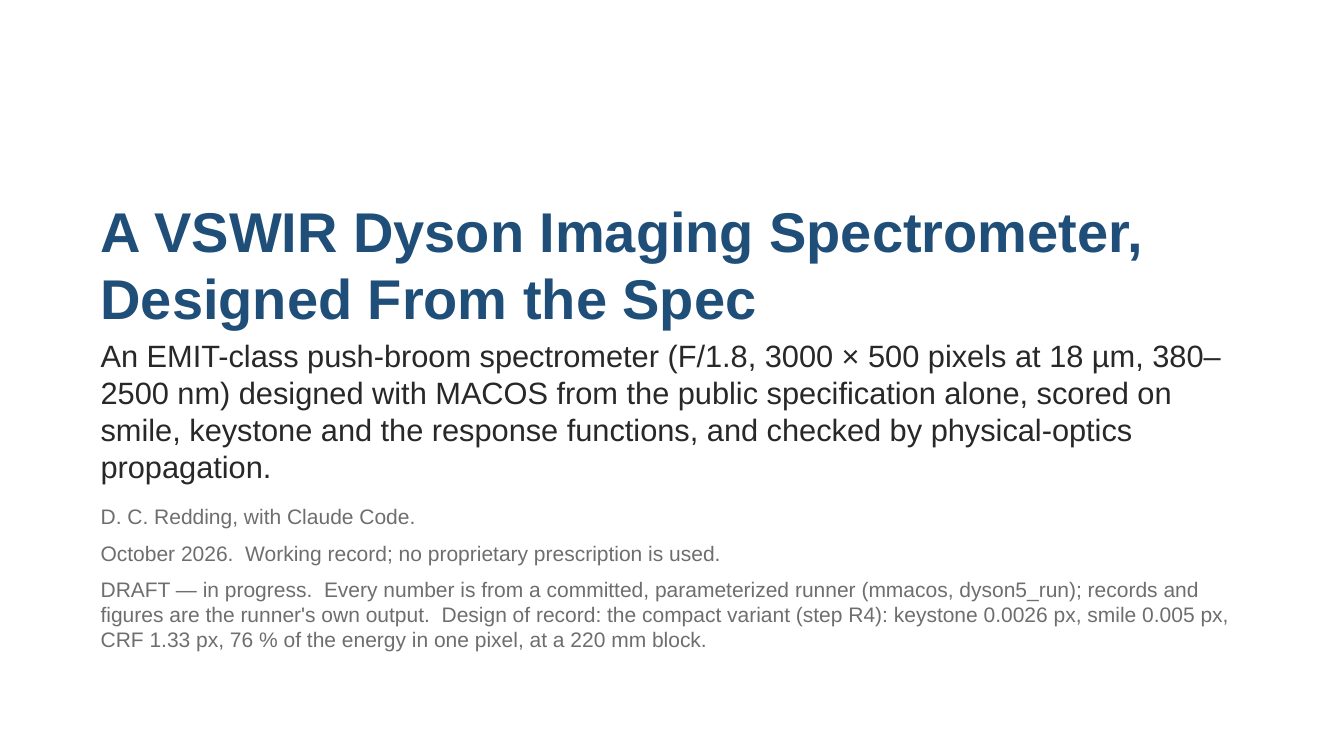
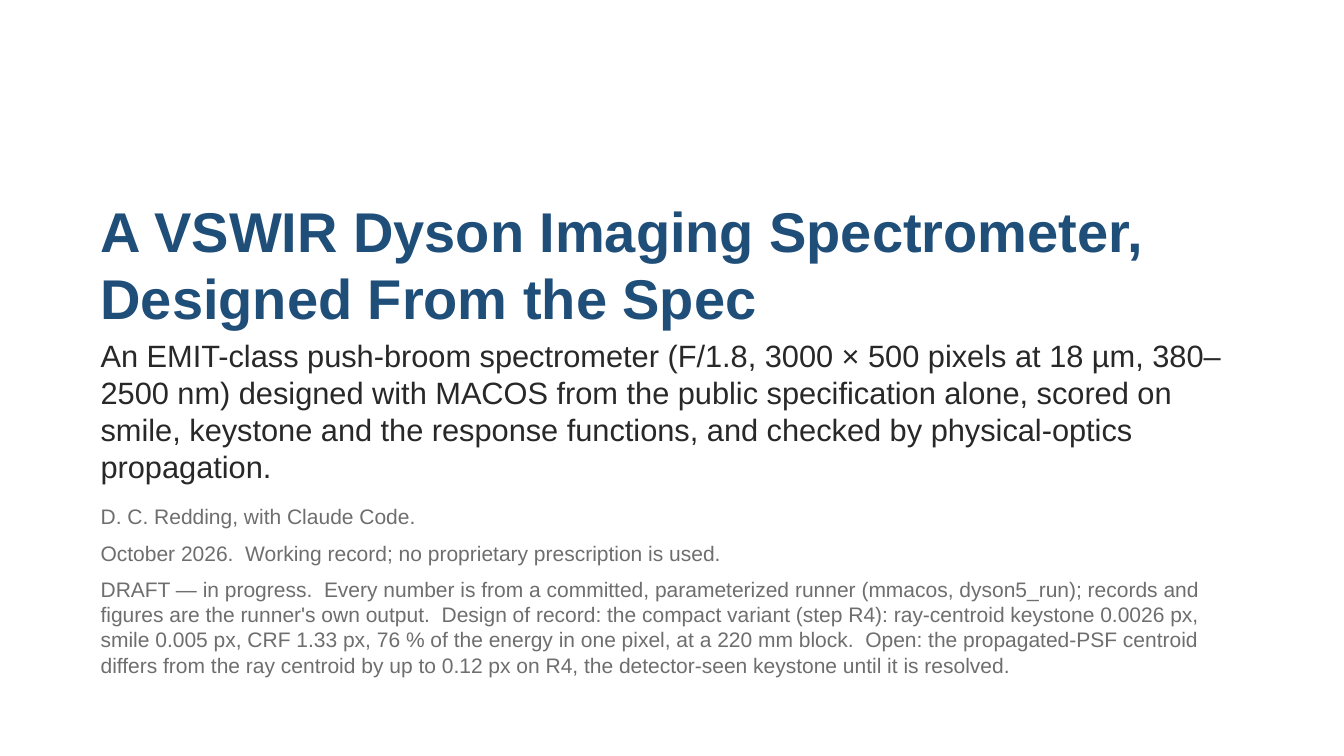
Before and after one commit to nasa-jpl/macos, a slide deck: slide 1 of demo_session/deck_dyson.pptx. Drawn at 1344x756 pixels with LibreOffice and Linux fonts; fonts in the diff are those of the drawing. Boxes give left, top, right and bottom in pixels: in the first picture for what was removed or moved away, otherwise in the second. Text is boxed around its words. In the diff, an @@ line names an element or a change of style, - is before the commit and + after.

```diff
--- a/demo_session/deck_dyson.pptx
+++ b/demo_session/deck_dyson.pptx
@@ text at bbox=[101, 582, 1199, 677]: text changed @@
-DRAFT — in progress. Every number is from a committed, parameterized runner (mmacos, dyson5_run); records and figures are the runner's own output. Design of record: the compact variant (step R4): keystone 0.0026 px, smile 0.005 px, CRF 1.33 px, 76 % of the energy in one pixel, at a 220 mm block.
+DRAFT — in progress. Every number is from a committed, parameterized runner (mmacos, dyson5_run); records and figures are the runner's own output. Design of record: the compact variant (step R4): ray-centroid keystone 0.0026 px, smile 0.005 px, CRF 1.33 px, 76 % of the energy in one pixel, at a 220 mm block. Open: the propagated-PSF centroid differs from the ray centroid by up to 0.12 px on R4, the detector-seen keystone until it is resolved.
```
Also in this commit, not shown: 5 other slides changed, 6 other files.
